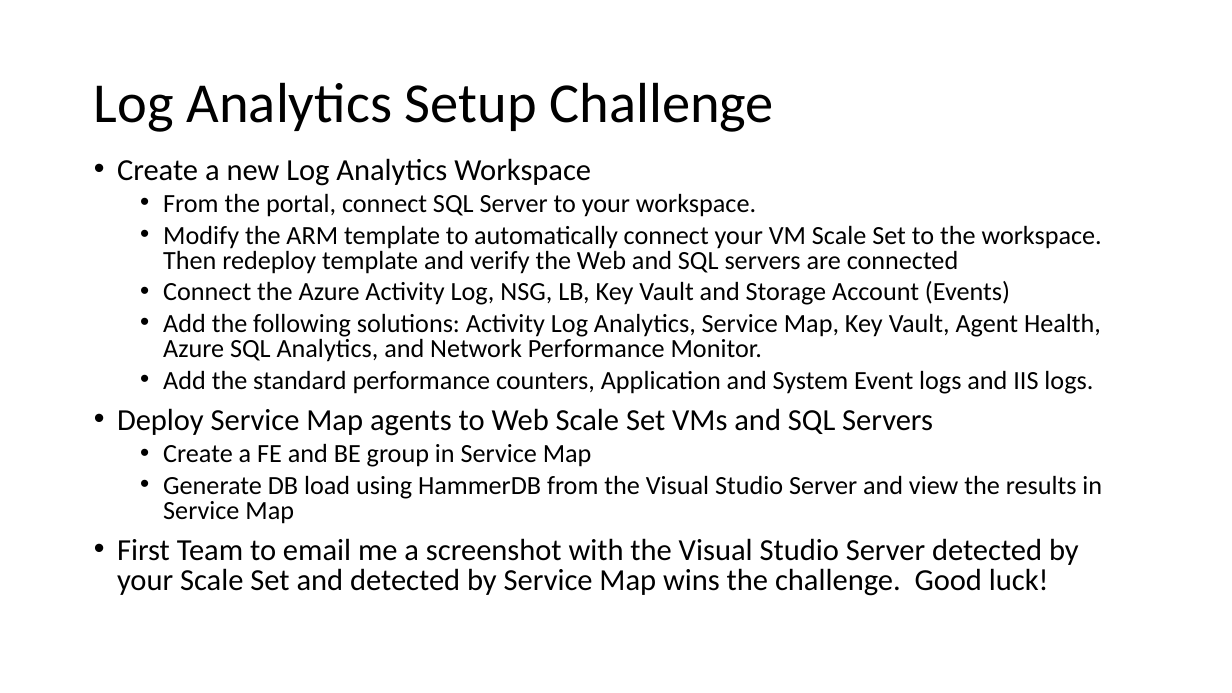
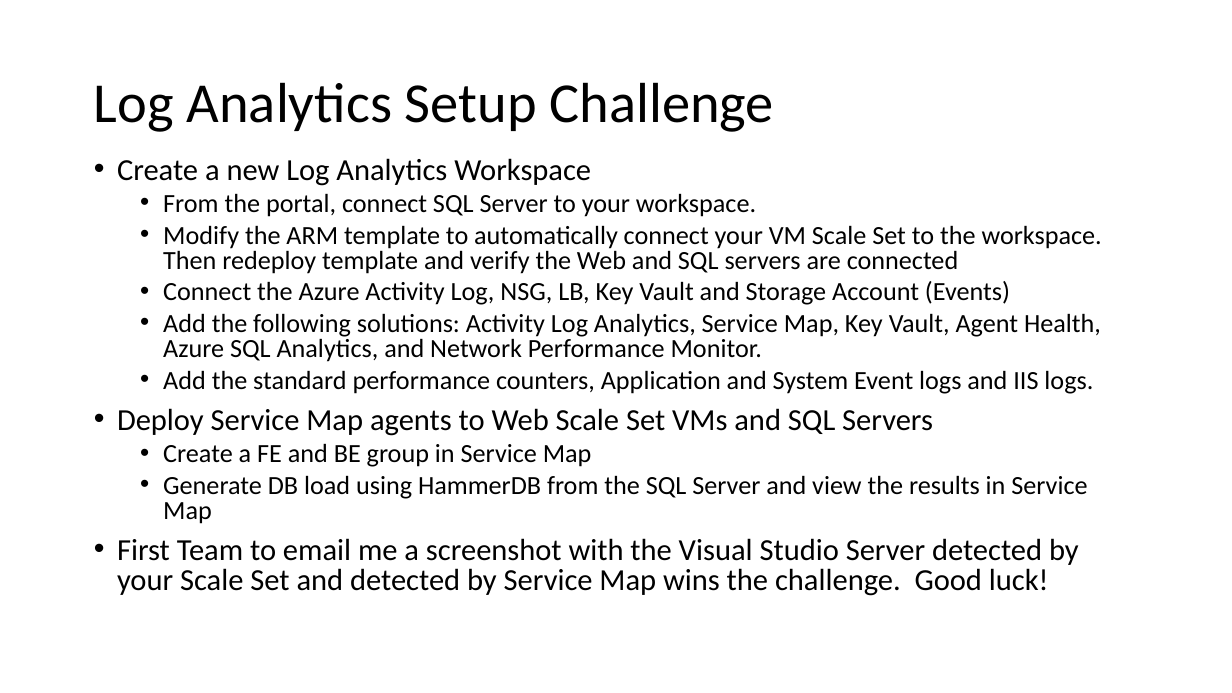
Before and after one commit to maxserg/AzureMonitoringWorkshop, a slide deck: slide 8 of Student/Guides/Challenges.pptx. Drawn at 1232x693 pixels with LibreOffice and Linux fonts; fonts in the diff are those of the drawing. Boxes give left, top, right and bottom in pixels: in the first picture for what was removed or moved away, otherwise in the second. Text is boxed around its words. In the diff, an @@ line names an element or a change of style, - is before the commit and + after.

```diff
--- a/Student/Guides/Challenges.pptx
+++ b/Student/Guides/Challenges.pptx
@@ text at [163, 475, 1087, 524]: text changed @@
-  • Generate DB load using HammerDB from the Visual Studio Server and view the results in Service Map
+  • Generate DB load using HammerDB from the SQL Server and view the results in Service Map
```
Also in this commit, not shown: 4 other slides changed.
